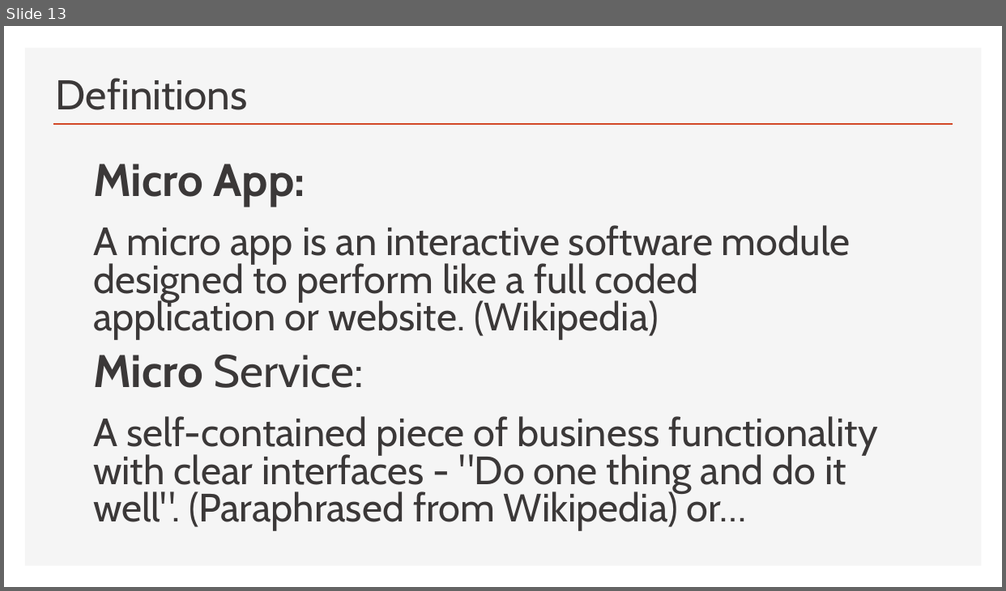
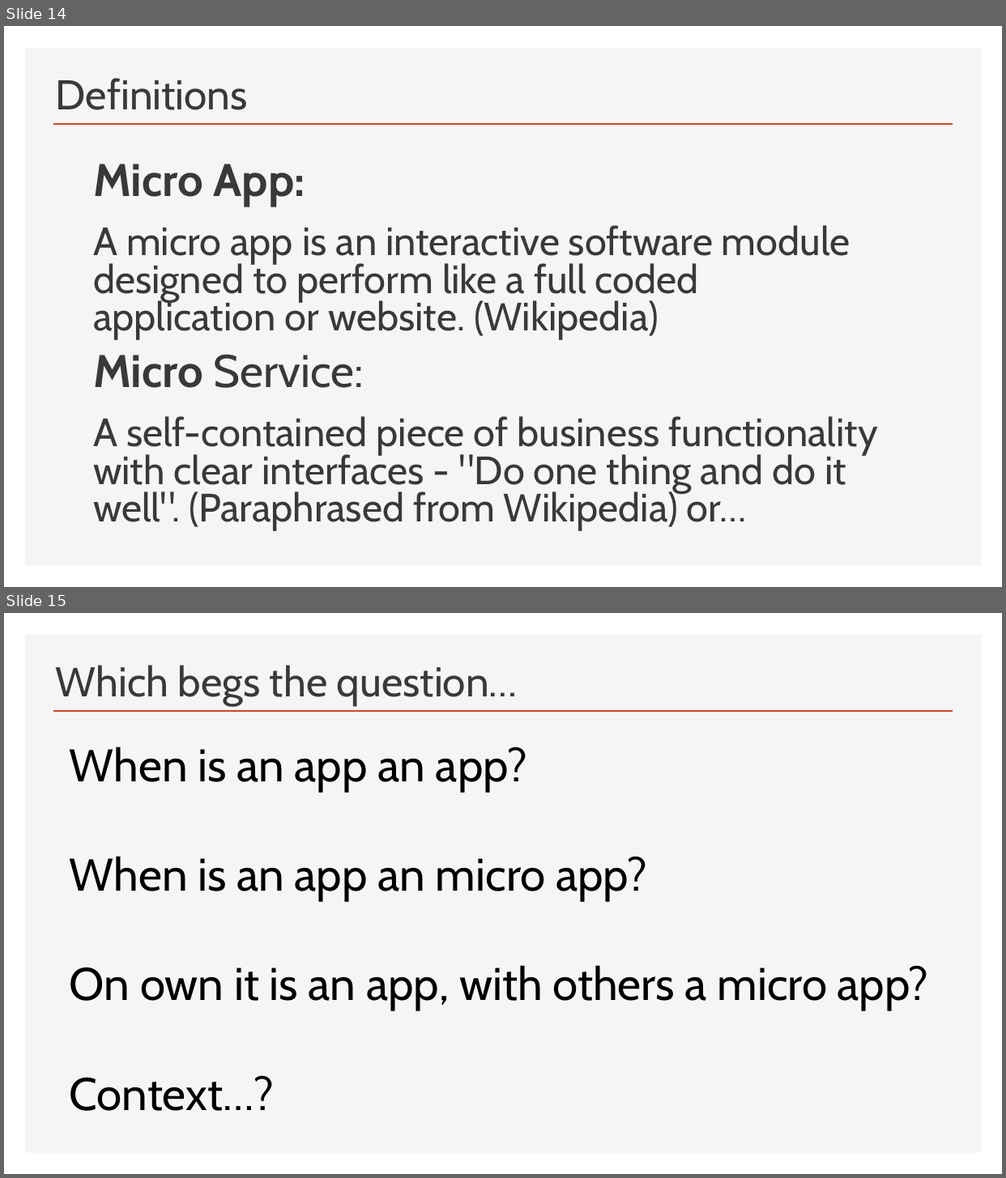
Before and after one commit to iwswordpress/ndc-london-web-components, a slide deck: talk.pptx. Shown one above the other, each under a label of ours: slide 13 before the commit, slides 14 and 15 after it. The pictures are 1006x591 and 1006x1178 pixels, drawn with LibreOffice and Linux fonts; fonts in the diff are those of the drawing. Boxes give left, top, right and bottom in pixels: in the first picture for what was removed or moved away, otherwise in the second. Text is boxed around its words. In the diff, an @@ line names an element or a change of style, - is before the commit and + after.

```diff
--- a/talk.pptx
+++ b/talk.pptx
@@ slide 15 added at bbox=[4, 613, 1002, 1174], background #FFFFFF; not listed: 2 template elements that a slide beside it also shows @@
@@ title added at bbox=[56, 665, 518, 705], 40 pt, text #3B3838 @@
+Which begs the question…
@@ text added at bbox=[70, 747, 929, 1111], 44 pt, text #000000 @@
+When is an app an app?
+When is an app an micro app?
+On own it is an app, with others a micro app?
+Context…?
@@ what was slide 13 is now slide 14 @@
```
Also in this commit, not shown: 1 other slide added, 1 other file.
